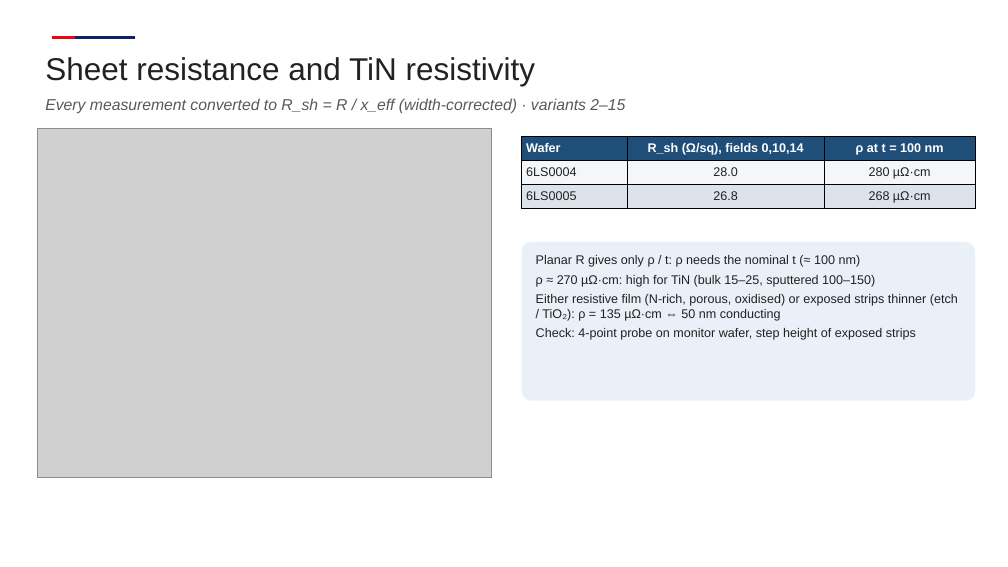
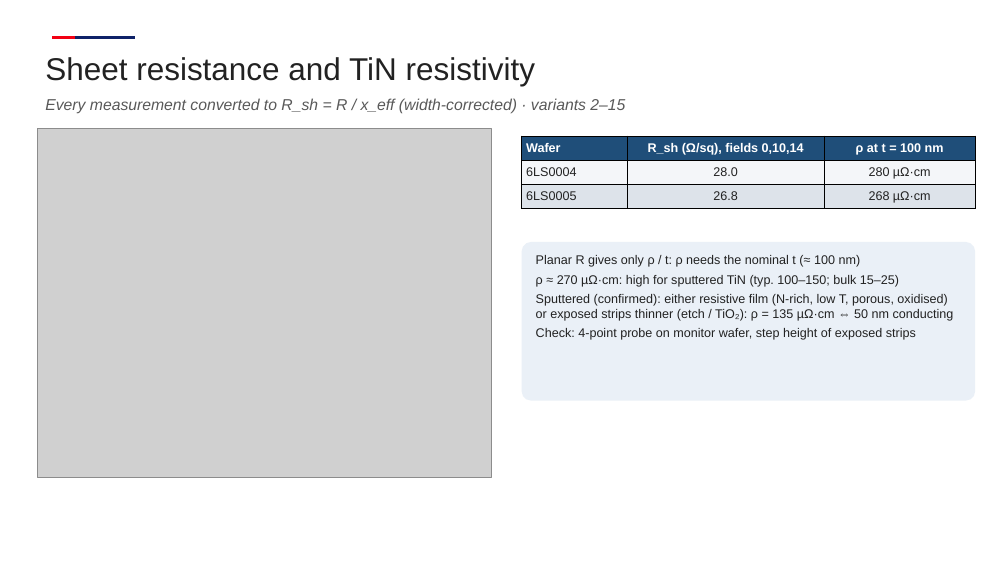
Before and after one commit to andreimuresian/claude, a slide deck: slide 4 of results/term_meas/TiN_terminations_AFR.pptx. Drawn at 1008x567 pixels with LibreOffice and Linux fonts; fonts in the diff are those of the drawing; grey boxes stand for pictures; background and template pictures are left out. Boxes give left, top, right and bottom in pixels: in the first picture for what was removed or moved away, otherwise in the second. Text is boxed around its words. In the diff, an @@ line names an element or a change of style, - is before the commit and + after.

```diff
--- a/results/term_meas/TiN_terminations_AFR.pptx
+++ b/results/term_meas/TiN_terminations_AFR.pptx
@@ text in rounded rectangle at [536, 275, 954, 321]: text changed @@
-ρ ≈ 270 µΩ·cm: high for TiN (bulk 15–25, sputtered 100–150)
-Either resistive film (N-rich, porous, oxidised) or exposed strips thinner (etch / TiO₂): ρ = 135 µΩ·cm ⇔ 50 nm conducting
+ρ ≈ 270 µΩ·cm: high for sputtered TiN (typ. 100–150; bulk 15–25)
+Sputtered (confirmed): either resistive film (N-rich, low T, porous, oxidised) or exposed strips thinner (etch / TiO₂): ρ = 135 µΩ·cm ⇔ 50 nm conducting
```
Also in this commit, not shown: 1 slide added, 5 other files.
